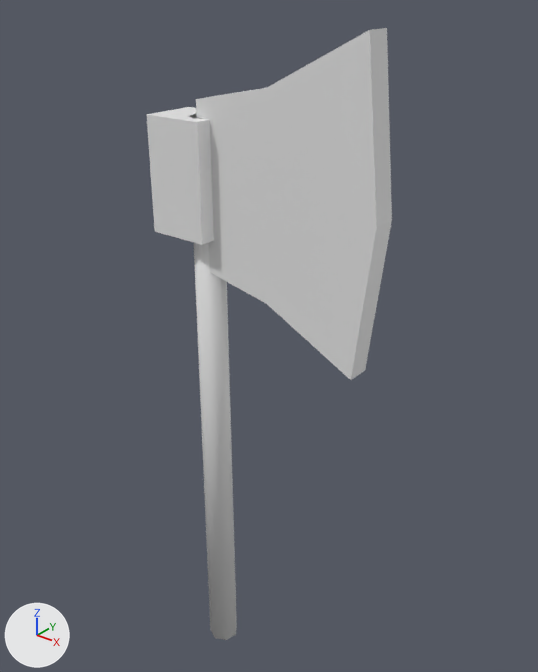
Two versions of the glTF model assets/models/items/gold_axe.glb, one commit apart.
Camera for both pictures: a camera (50 mm lens) standing at (0.601, -0.637, 0.845) and looking at (0.067, 0.031, 0.431). Arrows for +X, +Y and +Z are at lower left; the lights stay in place. The picture after the commit comes second. Vertices at exactly the same position are counted once.

Names of what the first picture shows: 'gold_axe_v0'.
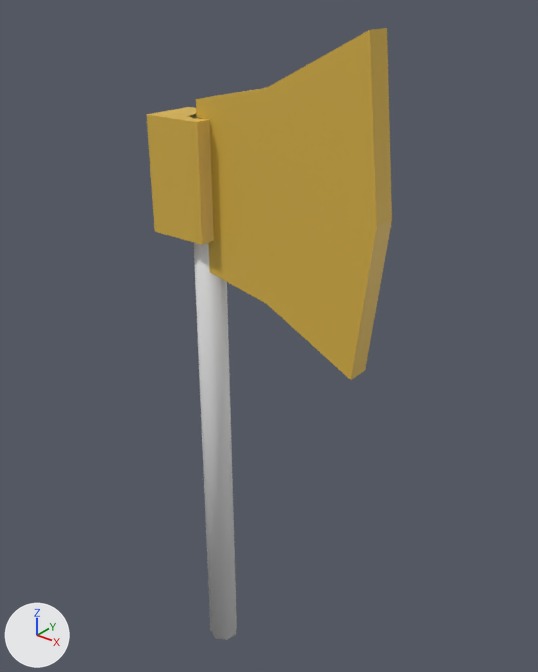
Where the change shows, as pixel boxes [x1, y1, x2, y2] in the pictures (538 x 672 px):
part 1 of me_gold_axe_v0, recoloured (white to yellow)
    both: [147, 28, 392, 380]

The edits, one by one:
me_gold_axe_v0 has 36 vertices, 60 faces and spans x -0.06..0.24, y -0.035..0.035, z -0.1..0.8.
me_gold_axe_v0 is used by ob_gold_axe_v0; location (0.0, 0.0, 0.0).
me_gold_axe_v0 part 1: 36 faces centred in x -0.06..0.233, y -0.035..0.035, z 0.46..0.78 are repainted in the vertex colours; the middle colour goes from white #ffffff to yellow #f2c850.
